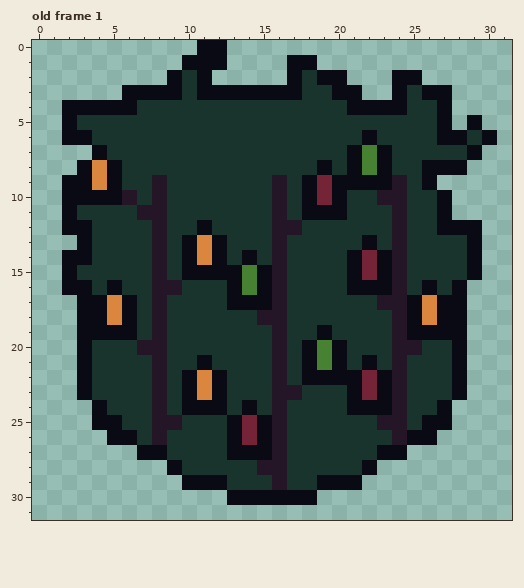
Two states of a pixel-art file, assets/bush.aseprite. The picture above is the old version.
32x32 pixels, 1 frame. Shown: old frame 1.
After the commit:
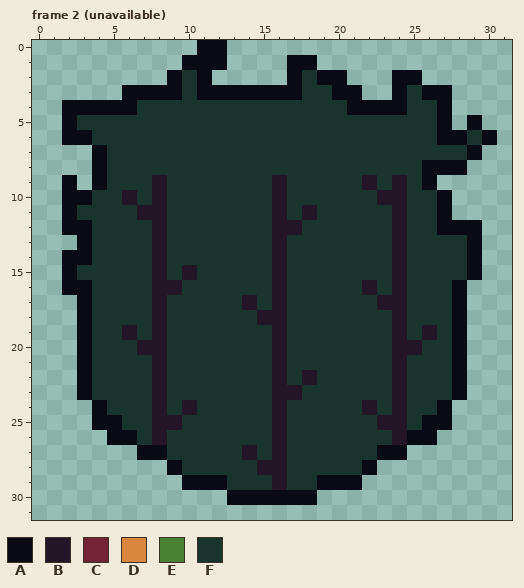
Palette (. is transparent): A #090a14  B #241527  C #752438  D #da863e  E #468232  F #19332d
A new or re-ordered frame is compared with the old frame closest to it.
Changes in this commit:
{"change": "frames 1 -> 2"}
{"where": "frame 2 (unavailable) is new; against old frame 1, layer \"Layer 2\""}
{"frame":2,"y":6,"x":22,"old":"A","new":"F"}
{"frame":2,"y":7,"x":21,"old":"AEA","new":"FFF"}
{"frame":2,"y":8,"x":3,"old":"ADA","new":".AF"}
{"frame":2,"y":8,"x":19,"old":"A","new":"F"}
{"frame":2,"y":8,"x":21,"old":"AEA","new":"FFF"}
{"frame":2,"y":9,"x":3,"old":"ADA","new":".AF"}
{"frame":2,"y":9,"x":18,"old":"ACAAAA","new":"FFFFBF"}
{"frame":2,"y":10,"x":4,"old":"AA","new":"FF"}
{"frame":2,"y":10,"x":18,"old":"ACA","new":"FFF"}
{"frame":2,"y":11,"x":18,"old":"AAA","new":"BFF"}
{"frame":2,"y":12,"x":11,"old":"A","new":"F"}
{"frame":2,"y":13,"x":10,"old":"ADA","new":"FFF"}
{"frame":2,"y":13,"x":22,"old":"A","new":"F"}
{"frame":2,"y":14,"x":10,"old":"ADA","new":"FFF"}
{"frame":2,"y":14,"x":14,"old":"A","new":"F"}
{"frame":2,"y":14,"x":21,"old":"ACA","new":"FFF"}
{"frame":2,"y":15,"x":10,"old":"AAAAEA","new":"BFFFFF"}
{"frame":2,"y":15,"x":21,"old":"ACA","new":"FFF"}
{"frame":2,"y":16,"x":5,"old":"A","new":"F"}
{"frame":2,"y":16,"x":13,"old":"AEA","new":"FFF"}
{"frame":2,"y":16,"x":21,"old":"AAA","new":"FBF"}
{"frame":2,"y":16,"x":26,"old":"A","new":"F"}
{"frame":2,"y":17,"x":4,"old":"ADA","new":"FFF"}
{"frame":2,"y":17,"x":13,"old":"AAA","new":"FBF"}
{"frame":2,"y":17,"x":25,"old":"ADA","new":"FFF"}
{"frame":2,"y":18,"x":4,"old":"ADA","new":"FFF"}
{"frame":2,"y":18,"x":25,"old":"ADA","new":"FFF"}
{"frame":2,"y":19,"x":4,"old":"AAA","new":"FFB"}
{"frame":2,"y":19,"x":19,"old":"A","new":"F"}
{"frame":2,"y":19,"x":25,"old":"AAA","new":"FBF"}
{"frame":2,"y":20,"x":18,"old":"AEA","new":"FFF"}
{"frame":2,"y":21,"x":11,"old":"A","new":"F"}
{"frame":2,"y":21,"x":18,"old":"AEA","new":"FFF"}
{"frame":2,"y":21,"x":22,"old":"A","new":"F"}
{"frame":2,"y":22,"x":10,"old":"ADA","new":"FFF"}
{"frame":2,"y":22,"x":18,"old":"AAAACA","new":"BFFFFF"}
{"frame":2,"y":23,"x":10,"old":"ADA","new":"FFF"}
{"frame":2,"y":23,"x":21,"old":"ACA","new":"FFF"}
{"frame":2,"y":24,"x":10,"old":"AAA","new":"BFF"}
{"frame":2,"y":24,"x":14,"old":"A","new":"F"}
{"frame":2,"y":24,"x":21,"old":"AAA","new":"FBF"}
{"frame":2,"y":25,"x":13,"old":"ACA","new":"FFF"}
{"frame":2,"y":26,"x":13,"old":"ACA","new":"FFF"}
{"frame":2,"y":27,"x":13,"old":"AAA","new":"FBF"}
{"label":"changed","picture_box":[77,130,452,460]}
